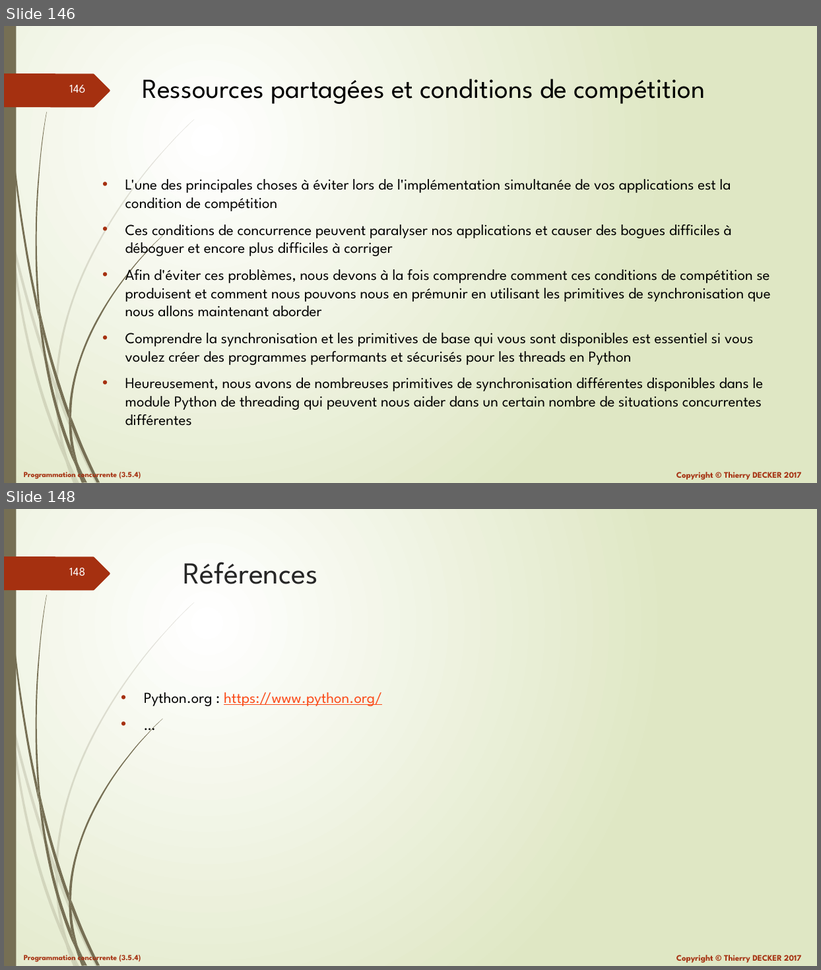
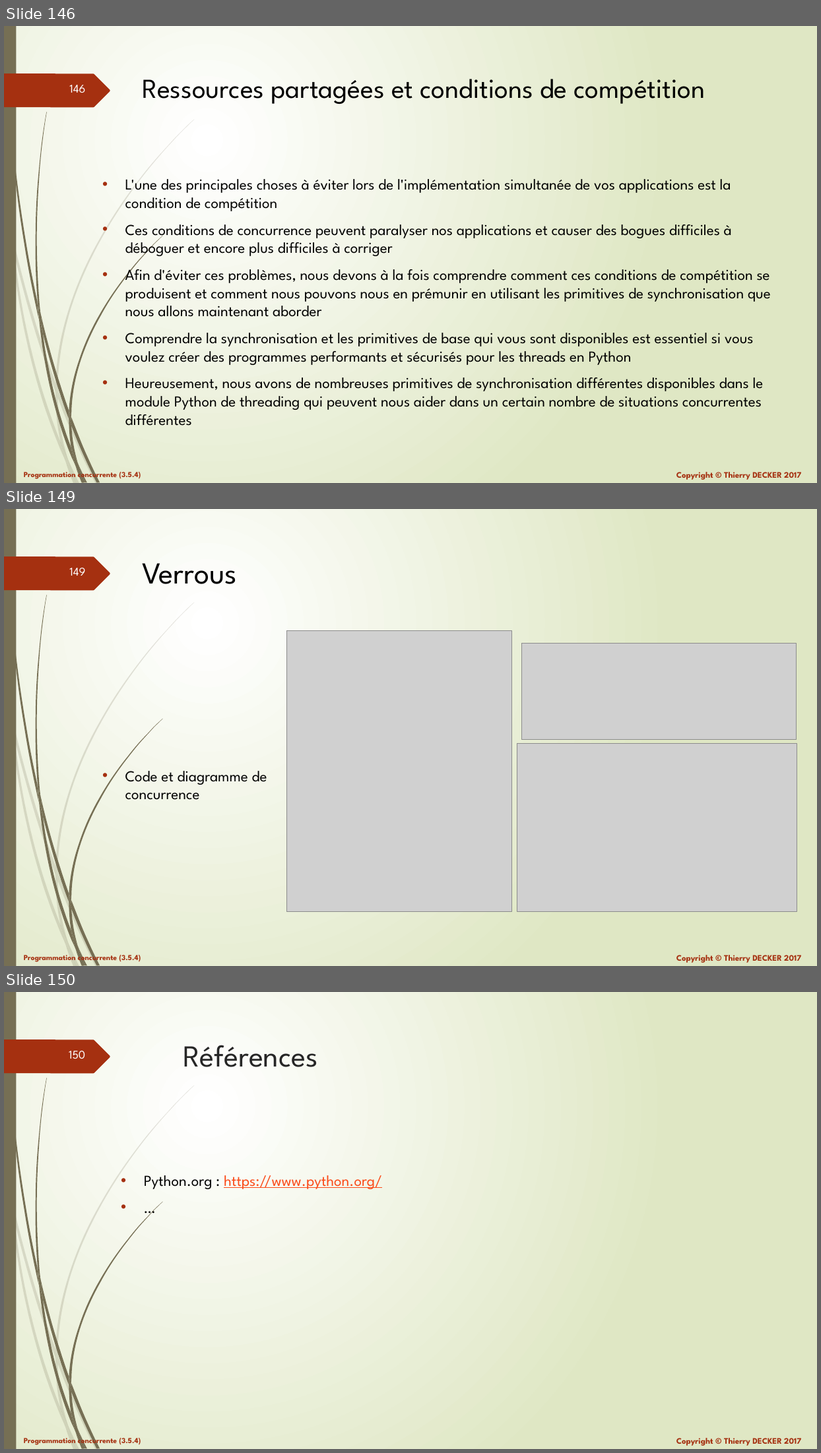
Before and after one commit to VikmanTheRacoon/learning-python, a slide deck: documentations/python-103.pptx. Shown one above the other, each under a label of ours: slides 146 and 148 before the commit, slides 146, 149 and 150 after it; the slides between them are not shown. The pictures are 821x970 and 821x1453 pixels, drawn with LibreOffice and Linux fonts; fonts in the diff are those of the drawing; grey boxes stand for pictures. Boxes give left, top, right and bottom in pixels: in the first picture for what was removed or moved away, otherwise in the second. Text is boxed around its words. In the diff, an @@ line names an element or a change of style, - is before the commit and + after.

```diff
--- a/documentations/python-103.pptx
+++ b/documentations/python-103.pptx
@@ slide 149 added at (4, 509, 817, 966), background gradient #FFFFFF to #DFE8C4; not listed: 27 template elements that a slide beside it also shows @@
@@ title added at (142, 563, 237, 584), 36 pt, text #000000 @@
+Verrous
@@ picture added at (287, 631, 512, 912) @@
@@ picture added at (522, 643, 797, 739) @@
@@ picture added at (517, 744, 797, 912) @@
@@ text added at (125, 771, 267, 800), 18 pt, text #000000 @@
+• Code et diagramme de concurrence
@@ what was slide 148 is now slide 150 @@
@@ page number at (69, 1051, 85, 1059): text changed @@
-148
+150
```
Also in this commit, not shown: 1 slide changed, 1 other slide added, 1 other file.
